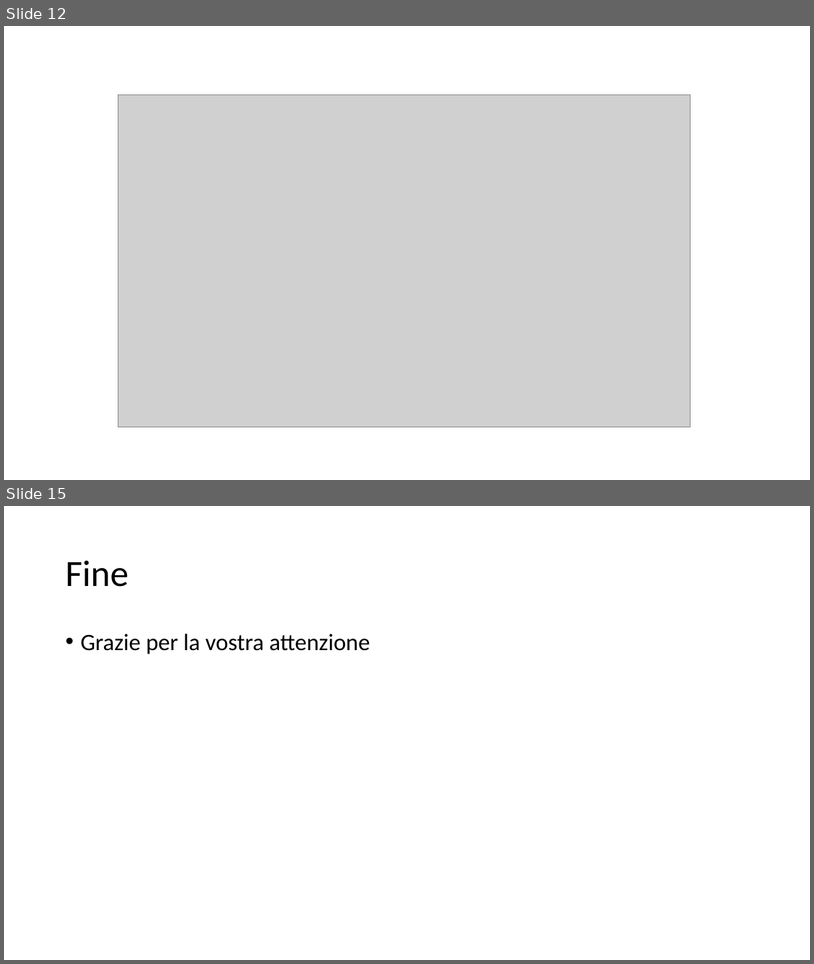
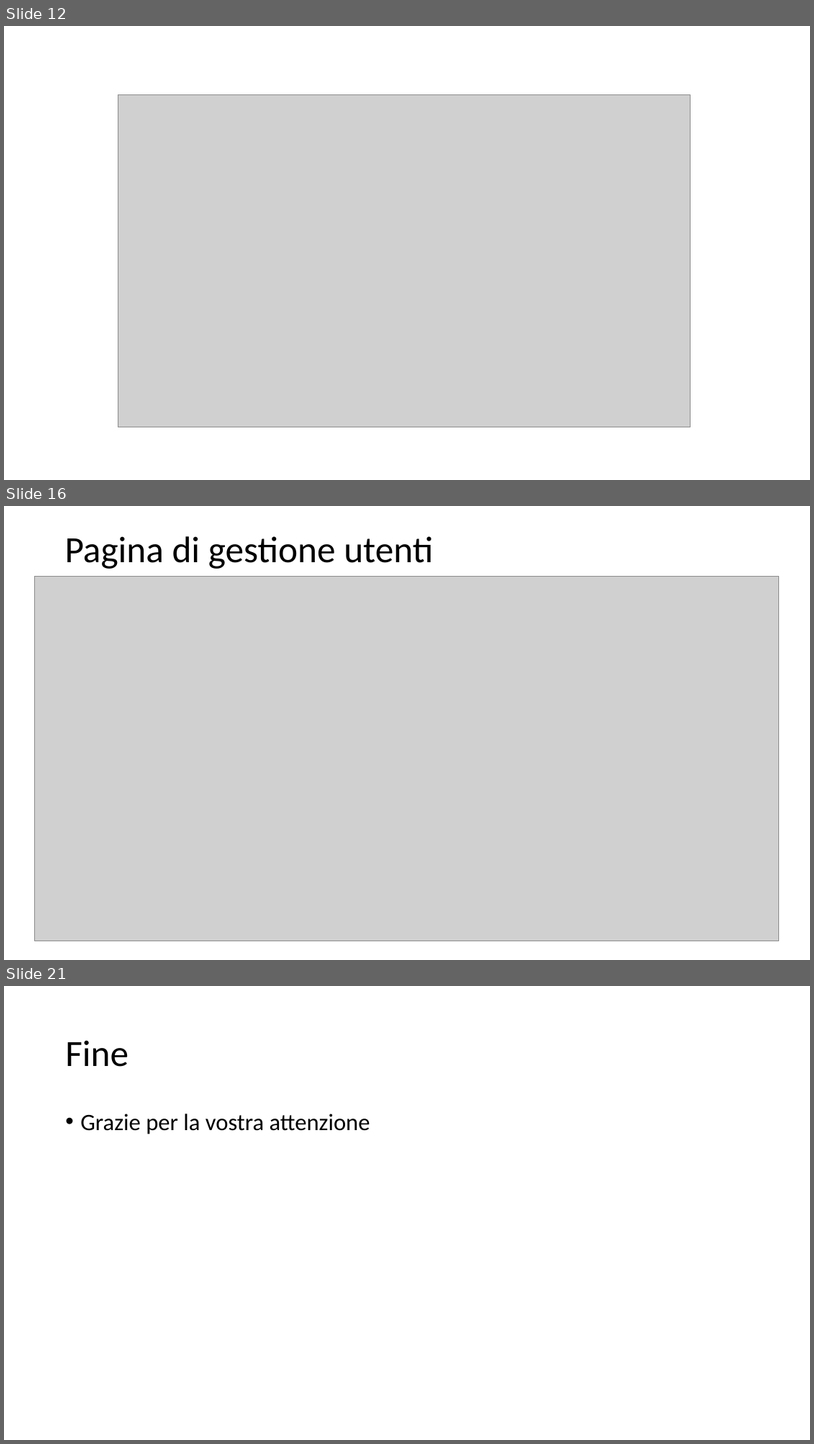
Before and after one commit to bryanbeffa/Knowledge-Base, a slide deck: Presentation/Knowledge Base.pptx. Shown one above the other, each under a label of ours: slides 12 and 15 before the commit, slides 12, 16 and 21 after it; the slides between them are not shown. The pictures are 814x964 and 814x1444 pixels, drawn with LibreOffice and Linux fonts; fonts in the diff are those of the drawing; grey boxes stand for pictures. Boxes give left, top, right and bottom in pixels: in the first picture for what was removed or moved away, otherwise in the second. Text is boxed around its words. In the diff, an @@ line names an element or a change of style, - is before the commit and + after.

```diff
--- a/Presentation/Knowledge Base.pptx
+++ b/Presentation/Knowledge Base.pptx
@@ slide 16 added at [4, 506, 810, 960], background #FFFFFF @@
@@ title added at [65, 536, 433, 569], 44 pt, text #000000 @@
+Pagina di gestione utenti
@@ picture added at [34, 576, 779, 940] @@
@@ what was slide 15 is now slide 21 @@
```
Also in this commit, not shown: 1 slide changed, 6 other slides added, 1 slide removed.
